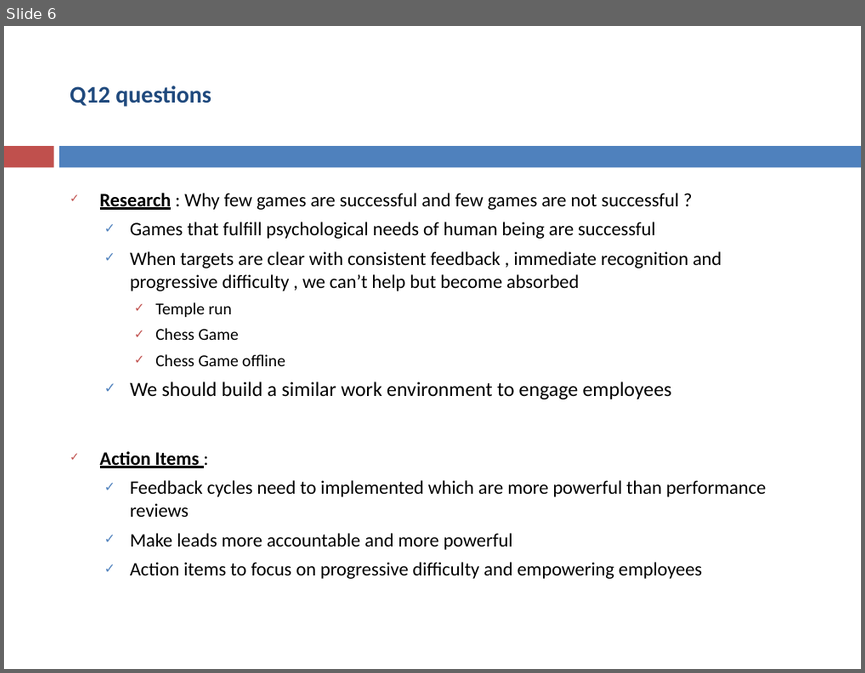
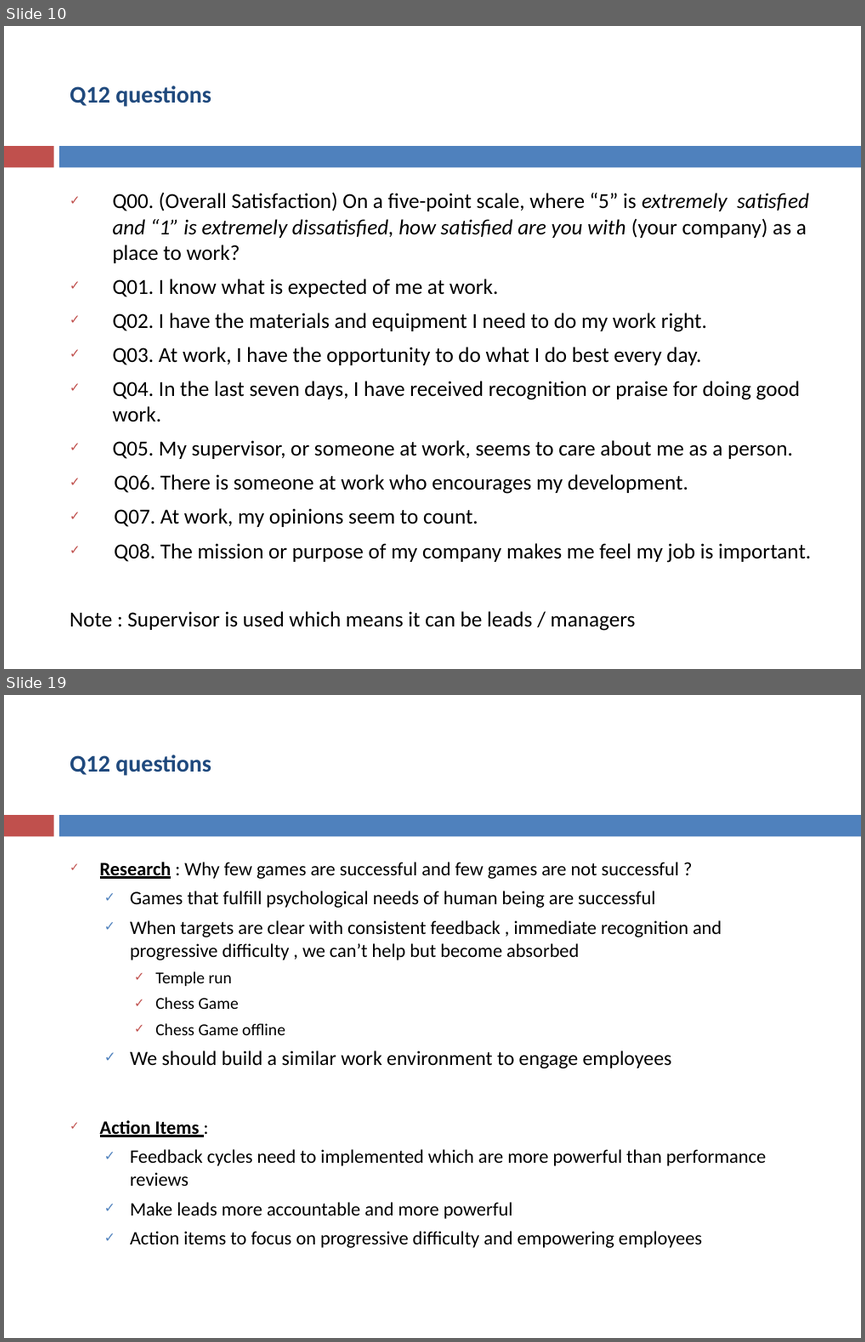
Before and after one commit to asakala/notes, a slide deck: Prokarma/Magnetic Work Environment.pptx. Shown one above the other, each under a label of ours: slide 6 before the commit, slides 10 and 19 after it; the slides between them are not shown. The pictures are 865x673 and 865x1342 pixels, drawn with LibreOffice and Linux fonts; fonts in the diff are those of the drawing. Boxes give left, top, right and bottom in pixels: in the first picture for what was removed or moved away, otherwise in the second. Text is boxed around its words. In the diff, an @@ line names an element or a change of style, - is before the commit and + after.

```diff
--- a/Prokarma/Magnetic Work Environment.pptx
+++ b/Prokarma/Magnetic Work Environment.pptx
@@ slide 10 added at <box>4,26,861,669</box>, background #FFFFFF; not listed: 2 template elements that a slide beside it also shows @@
@@ title added at <box>69,86,211,107</box>, 20 pt, text #1F497D, bold @@
+Q12 questions
@@ text added at <box>113,192,811,562</box>, 18 pt, text #000000 @@
+✓ Q00. (Overall Satisfaction) On a five-point scale, where “5” is extremely satisfied and “1” is extremely dissatisfied, how satisfied are you with (your company) as a place to work?
+✓ Q01. I know what is expected of me at work.
+✓ Q02. I have the materials and equipment I need to do my work right.
+✓ Q03. At work, I have the opportunity to do what I do best every day.
+✓ Q04. In the last seven days, I have received recognition or praise for doing good work.
+✓ Q05. My supervisor, or someone at work, seems to care about me as a person.
+✓ Q06. There is someone at work who encourages my development.
+✓ Q07. At work, my opinions seem to count.
+✓ Q08. The mission or purpose of my company makes me feel my job is important.
+Note : Supervisor is used which means it can be leads / managers
@@ what was slide 6 is now slide 19 @@
```
Also in this commit, not shown: 7 slides changed, 12 other slides added, 3 other files.
